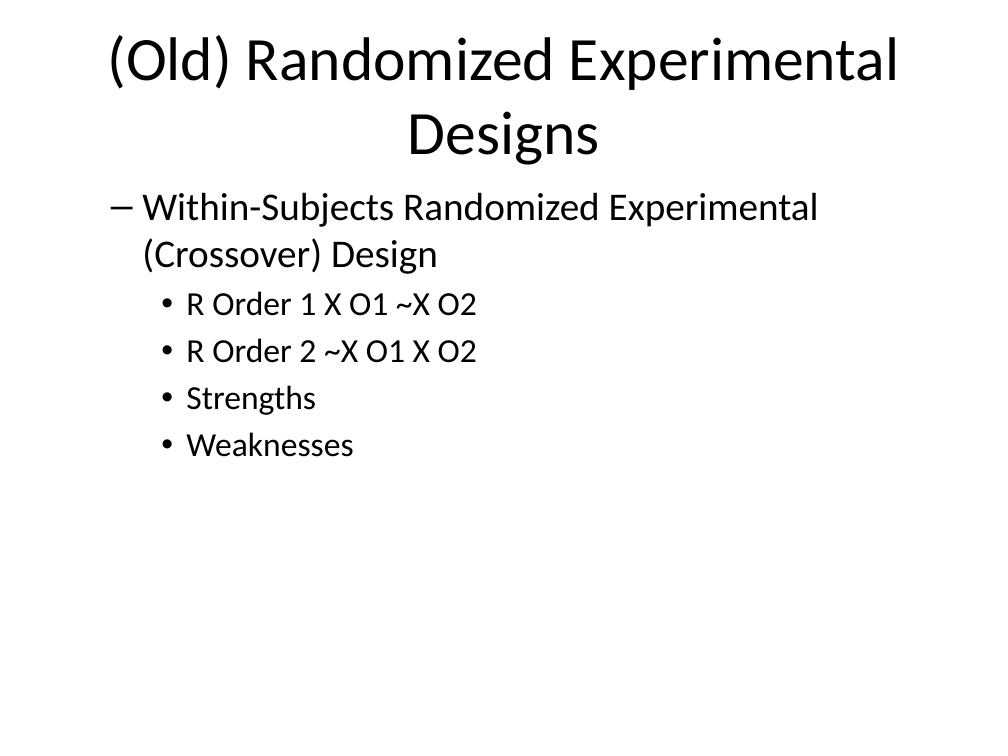
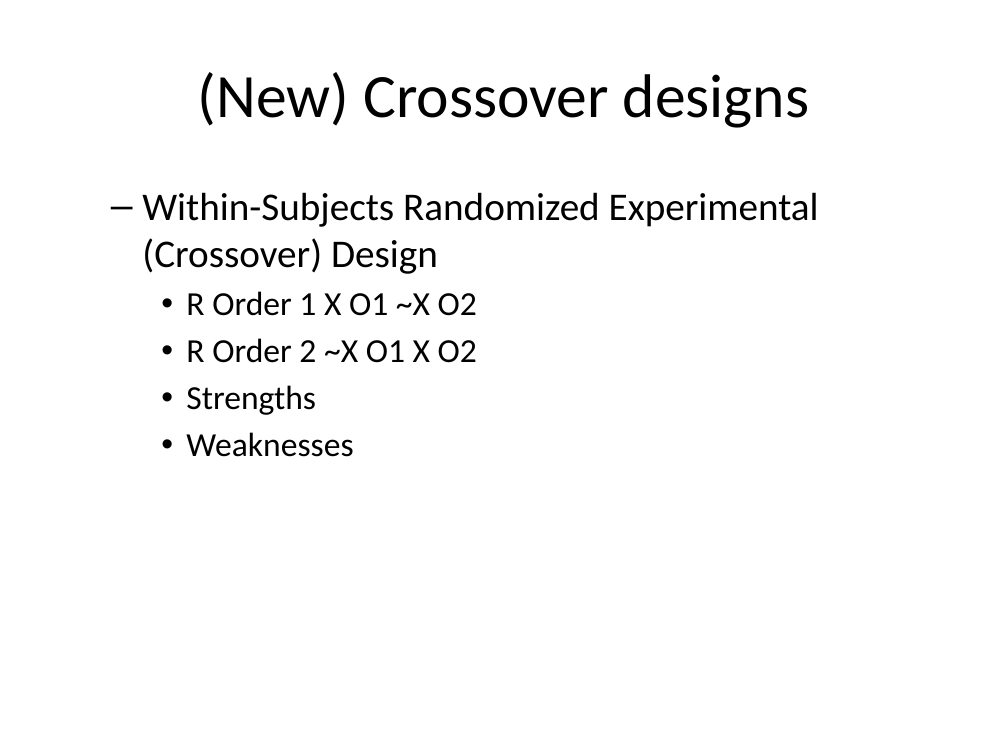
Before and after one commit to classes-medb/5510, a slide deck: slide 26 of src/video-04-randomized-trials.pptx (slide 28 before the commit). Drawn at 1008x756 pixels with LibreOffice and Linux fonts; fonts in the diff are those of the drawing. Boxes give left, top, right and bottom in pixels: in the first picture for what was removed or moved away, otherwise in the second. Text is boxed around its words. In the diff, an @@ line names an element or a change of style, - is before the commit and + after.

```diff
--- a/src/video-04-randomized-trials.pptx
+++ b/src/video-04-randomized-trials.pptx
@@ title at [198,72,809,128]: text changed @@
-(Old) Randomized Experimental Designs
+(New) Crossover designs
```
Also in this commit, not shown: 8 other slides changed, 10 slides added, 5 slides removed, 5 other files.
